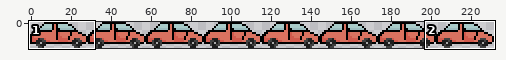
Edited in one commit: sprite sheet (Assets/Visual/Sprites/Car.png). Above: a wide view before the commit, with the close-up outlined.
Close-up. Old version:
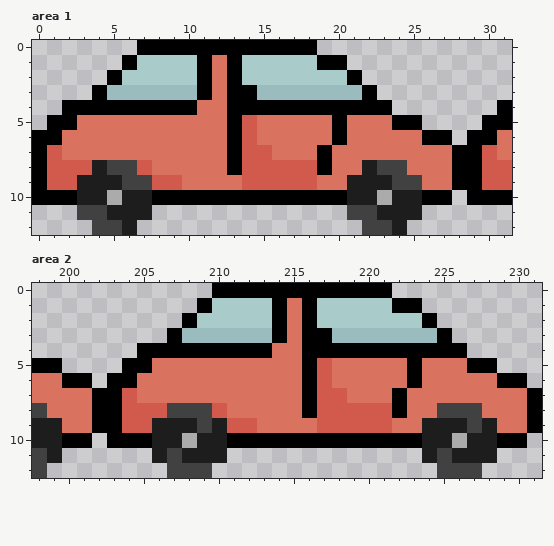
The file is 232x13 pixels. Shown: area 1: x 0..31, y 0..12; area 2: x 198..231, y 0..12.
Once edited:
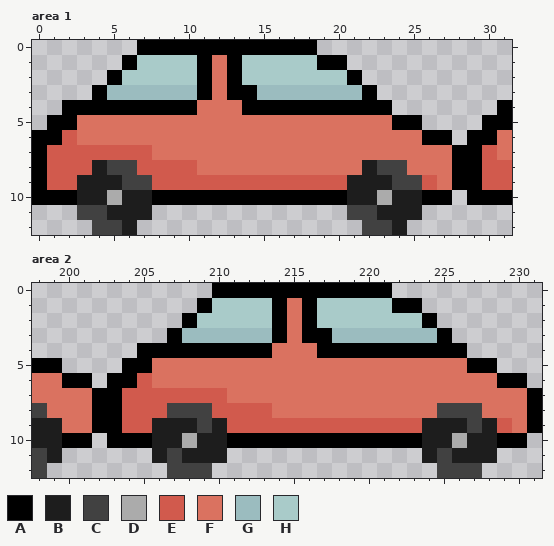
Palette (. is transparent): A #000000  B #1d1d1d  C #414141  D #ababab  E #d15a4d  F #da7260  G #9bbcbf  H #a9cbc9
From old to new:
--- area 1
@@ x 0..31 @@
  3 ....AGGGGGGAFAAGGGGGGGA.........
- 4 ..AAAAAAAAAFFAAAAAAAAAAA.......A
- 5 .AAFFFFFFFFFFAEFFFFFAFFFAA....AA
- 6 AAFFFFFFFFFFFAEFFFFFAFFFFFAA.AAF
- 7 AEFFFFFFFFFFFAEEFFFAFFFFFFFFAAEF
- 8 AEEEBCCEFFFFFAEEEEEAFFBCCFFFAAEE
- 9 AEEBBBCCEEFFFFEEEEEFFBBBCCFFAAEE
+ 4 ..AAAAAAAAAFFFAAAAAAAAAA.......A
+ 5 .AAFFFFFFFFFFFFFFFFFFFFFAA....AA
+ 6 AAEFFFFFFFFFFFFFFFFFFFFFFFAA.AAF
+ 7 AEEEEEEEFFFFFFFFFFFFFFFFFFFFAAEF
+ 8 AEEEBCCEEEEFFFFFFFFFFFBCCFFFAAEE
+ 9 AEEBBBCCEEEEEEEEEEEEEBBBCCEFAAEE
 10 AAABBDBBAAAAAAAAAAAAABBDBBAA.AAA
--- area 2
@@ x 198..231 @@
  3 .........AGGGGGGAFAAGGGGGGGA......
- 4 .......AAAAAAAAAFFAAAAAAAAAAA.....
- 5 AA....AAFFFFFFFFFFAEFFFFFAFFFAA...
- 6 FFAA.AAFFFFFFFFFFFAEFFFFFAFFFFFAA.
- 7 FFFFAAEFFFFFFFFFFFAEEFFFAFFFFFFFFA
- 8 CFFFAAEEECCCEFFFFFAEEEEEAFFCCCFFFA
- 9 BBFFAAEEBBBCBEEFFFFEEEEEFFBBBCBFFA
+ 4 .......AAAAAAAAAFFFAAAAAAAAAA.....
+ 5 AA....AAFFFFFFFFFFFFFFFFFFFFFAA...
+ 6 FFAA.AAEFFFFFFFFFFFFFFFFFFFFFFFAA.
+ 7 FFFFAAEEEEEEEFFFFFFFFFFFFFFFFFFFFA
+ 8 CFFFAAEEECCCEEEEFFFFFFFFFFFCCCFFFA
+ 9 BBFFAAEEBBBCBEEEEEEEEEEEEEBBBCBEFA
 10 BBAA.AAABBDBBAAAAAAAAAAAAABBDBBAA.
Changed places in both close-ups, as pixel boxes (x1, y1, x2, y2):
changed: (62, 100, 347, 190)
changed: (422, 175, 437, 190)
changed: (137, 343, 422, 433)
changed: (497, 418, 512, 433)
